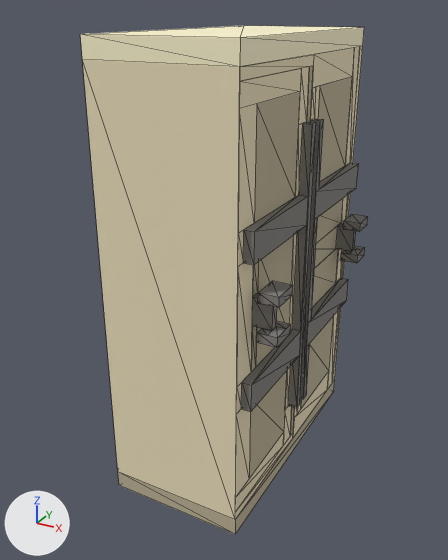
An edit to the glTF model assets/interiores/armario_pino_01.glb, drawn before and after from the same camera.
One viewpoint serves both versions: a 50 mm camera at (1.99, -3.87, 3.34) aimed at (-0.06, -0.15, 1.48). Arrows for +X, +Y and +Z are at lower left; the lights stay in place. The older version comes first. Mesh edges are drawn as thin lines. Vertices at exactly the same position are counted once.

In view in the first picture: 'armario_pino'.
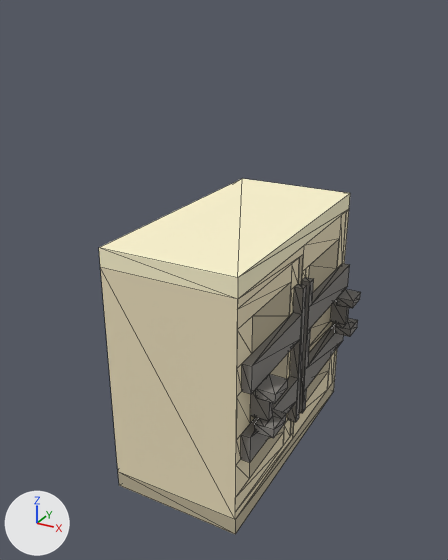
Where the change shows, as pixel boxes (x1, y1, x2, y2) in the pictures (448 x 560 px; the box of a moved part takes in the faces that stretch with it):
'armario_pino', reshaped (9% narrower, 30% shorter): before (80, 26, 368, 534); after (99, 178, 360, 534)
part 1 of me_armario_pino, moved or reshaped: before (80, 26, 364, 519); after (99, 178, 350, 519)
part 2 of me_armario_pino, moved or reshaped: before (295, 67, 324, 197); after (289, 258, 314, 316)
part 3 of me_armario_pino, moved or reshaped: before (238, 163, 358, 296); after (237, 263, 350, 396)
part 4 of me_armario_pino, moved or reshaped: before (252, 214, 368, 348); after (250, 289, 360, 438)
part 5 of me_armario_pino, moved or reshaped: before (236, 195, 348, 496); after (236, 321, 344, 496)
part 6 of me_armario_pino, moved or reshaped: before (283, 120, 320, 445); after (283, 280, 310, 445)

The edits, one by one:
me_armario_pino is used by ob_armario_pino; location (0.0, 0.0, 0.0).
me_armario_pino had 186 vertices, 246 faces and spanned x -0.5..0.7, y -1.0..1.0, z 0.0..3.2.
me_armario_pino now has 186 vertices, 246 faces and spans x -0.5..0.7, y -1.0..1.0, z 0.0..1.93.
me_armario_pino part 1: all 22 vertices in x -0.5..0.5, y -1.0..1.0, z 2.87..3.2 are moved by (0.0, 0.0, -1.27).
me_armario_pino part 2: all 9 vertices in x 0.5..0.57, y -0.2..0.07, z 2.67 are moved by (0.0, 0.0, -1.13).
me_armario_pino part 3: all 29 vertices in x 0.5..0.57, y -1.0..0.93, z 2.0..2.2 are moved by (0.0, 0.0, -0.87).
me_armario_pino part 4: all 66 vertices in x 0.5..0.7, y -0.87..0.87, z 1.47..1.8 are moved by (0.0, 0.0, -0.67).
me_armario_pino part 5: all 29 vertices in x 0.5..0.57, y -1.0..0.93, z 1.0..1.2 are moved by (0.0, 0.0, -0.4).
me_armario_pino part 6: all 9 vertices in x 0.5..0.57, y -0.2..0.07, z 0.53 are moved by (0.0, 0.0, -0.13).
